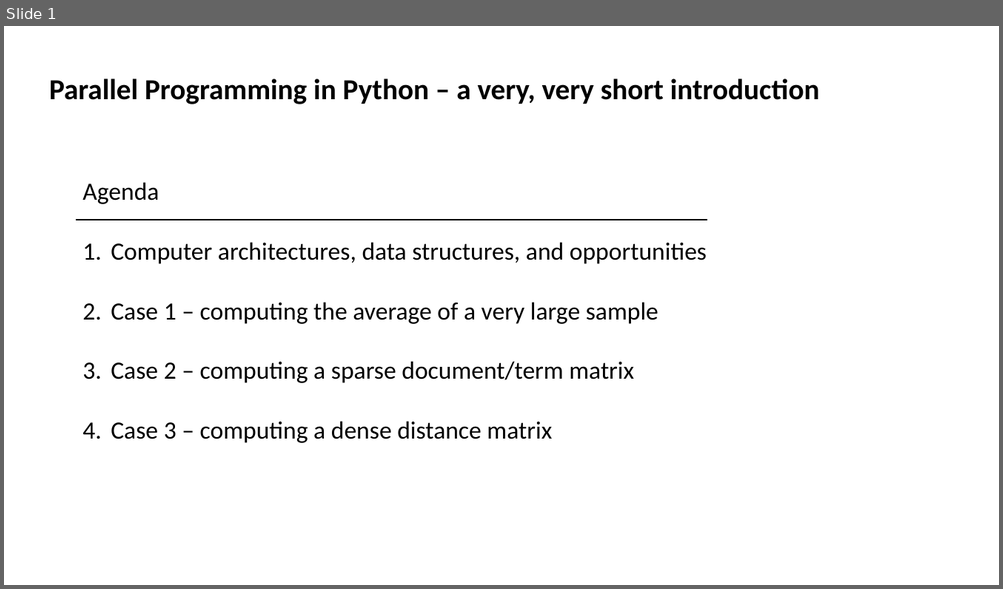
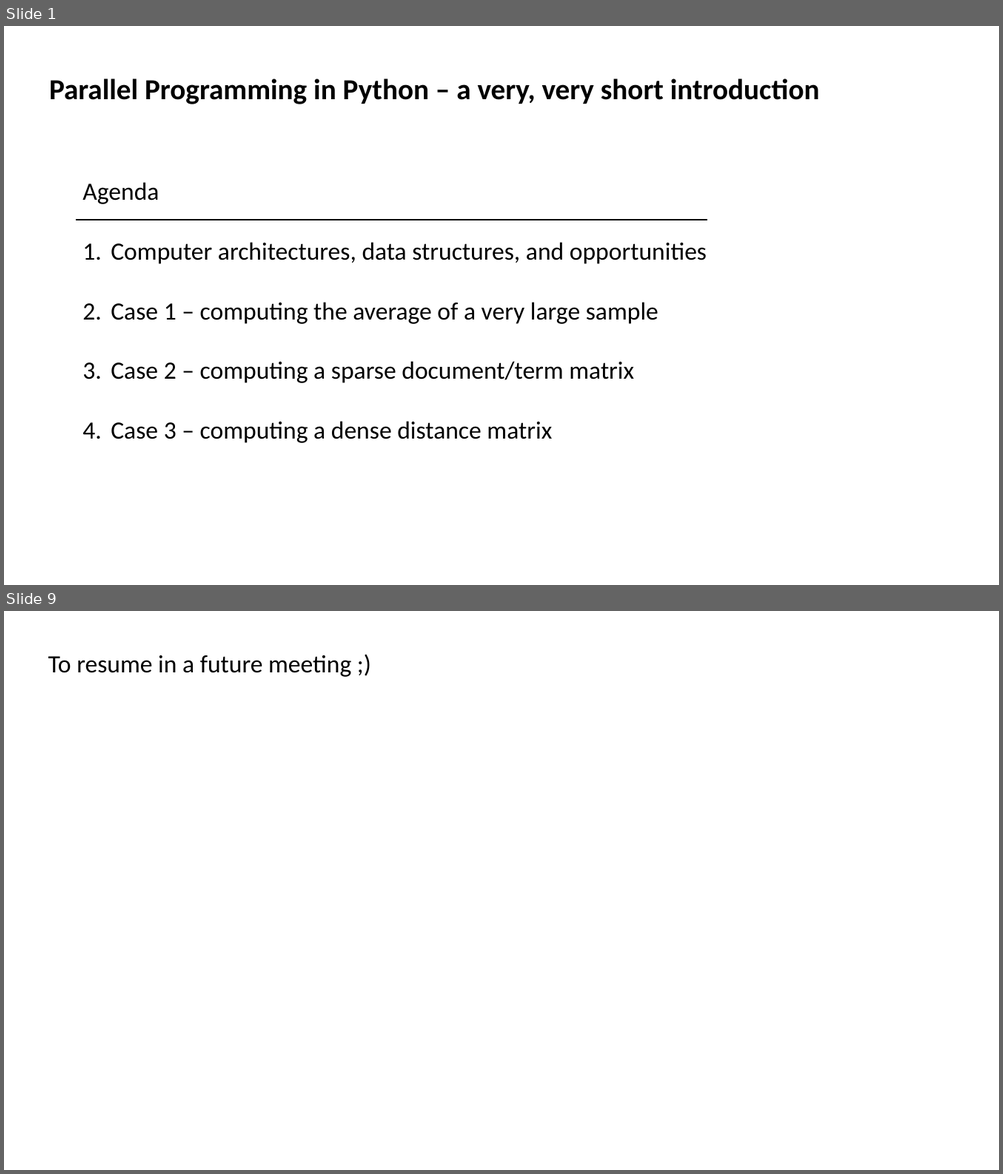
Before and after one commit to andreplima/BoT-in-Python, a slide deck: BoT in Python.pptx. Shown one above the other, each under a label of ours: slide 1 before the commit, slides 1 and 9 after it; the slides between them are not shown. The pictures are 1003x589 and 1003x1174 pixels, drawn with LibreOffice and Linux fonts; fonts in the diff are those of the drawing. Boxes give left, top, right and bottom in pixels: in the first picture for what was removed or moved away, otherwise in the second. Text is boxed around its words. In the diff, an @@ line names an element or a change of style, - is before the commit and + after.

```diff
--- a/BoT in Python.pptx
+++ b/BoT in Python.pptx
@@ slide 9 added at [4, 611, 999, 1170], background #FFFFFF @@
@@ text added at [48, 655, 351, 677], 24 pt, text #000000 @@
+To resume in a future meeting ;)
```
Also in this commit, not shown: 4 slides changed, 4 other slides added, 1 other file.
